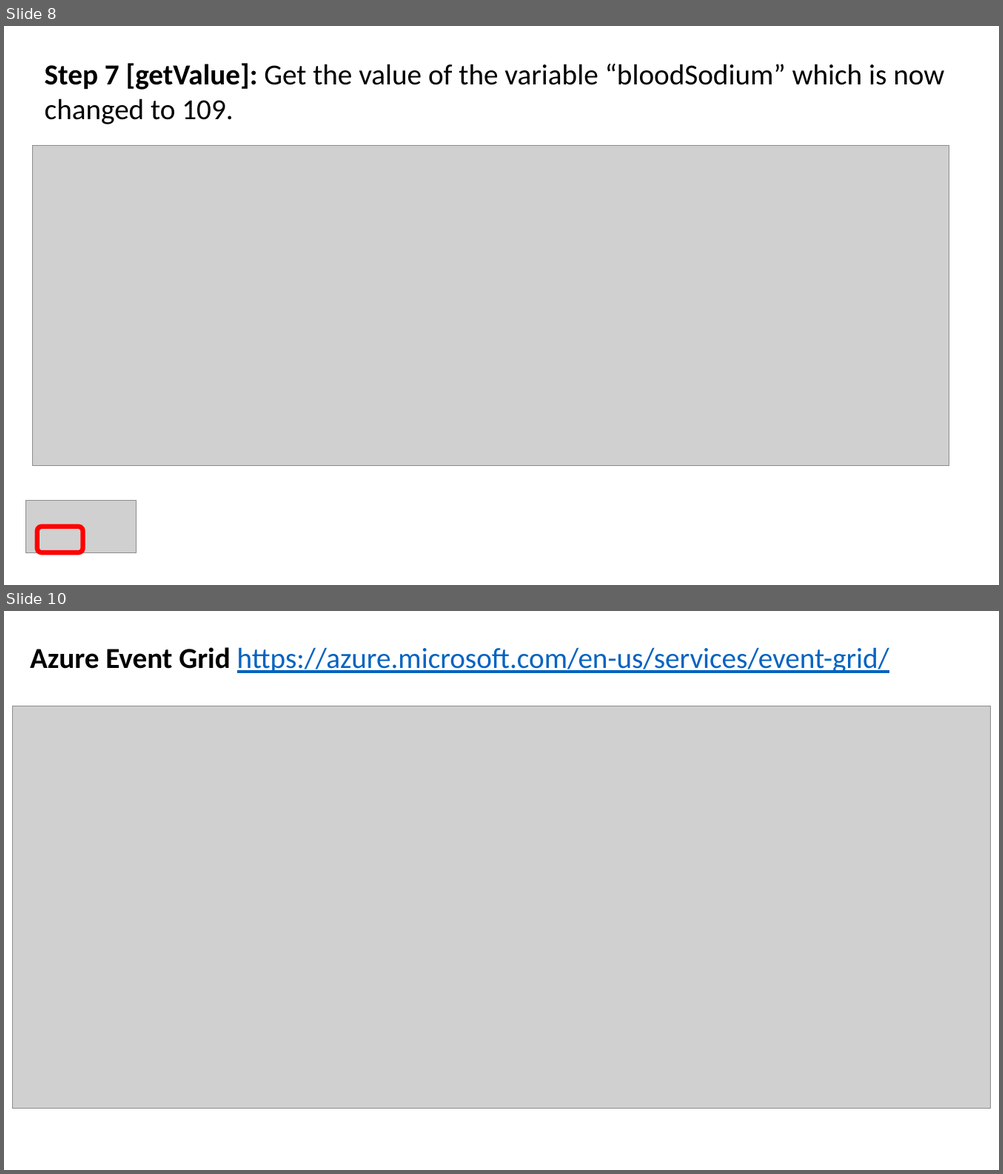
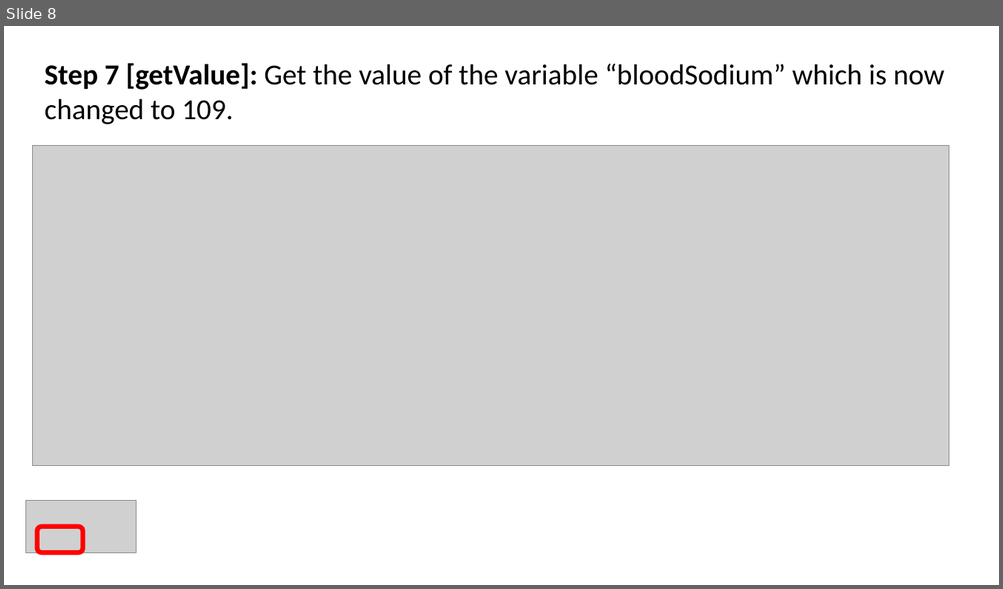
Before and after one commit to yshin1209/Nanoservice, a slide deck: NanoServiceAPI Demo.pptx. Shown one above the other, each under a label of ours: slides 8 and 10 before the commit, slide 8 after it; the slides between them are not shown. The pictures are 1003x1174 and 1003x589 pixels, drawn with LibreOffice and Linux fonts; fonts in the diff are those of the drawing; grey boxes stand for pictures. Boxes give left, top, right and bottom in pixels: in the first picture for what was removed or moved away, otherwise in the second. Text is boxed around its words. In the diff, an @@ line names an element or a change of style, - is before the commit and + after.

```diff
--- a/NanoServiceAPI Demo.pptx
+++ b/NanoServiceAPI Demo.pptx
@@ slide 10 removed at (4,611,999,1170), background #FFFFFF @@
@@ text removed at (30,647,889,673) @@
-Azure Event Grid https://azure.microsoft.com/en-us/services/event-grid/
@@ picture removed at (12,706,990,1110) @@
```
Also in this commit, not shown: 2 slides changed, 1 slide added, 1 other slide removed, 1 other file.
